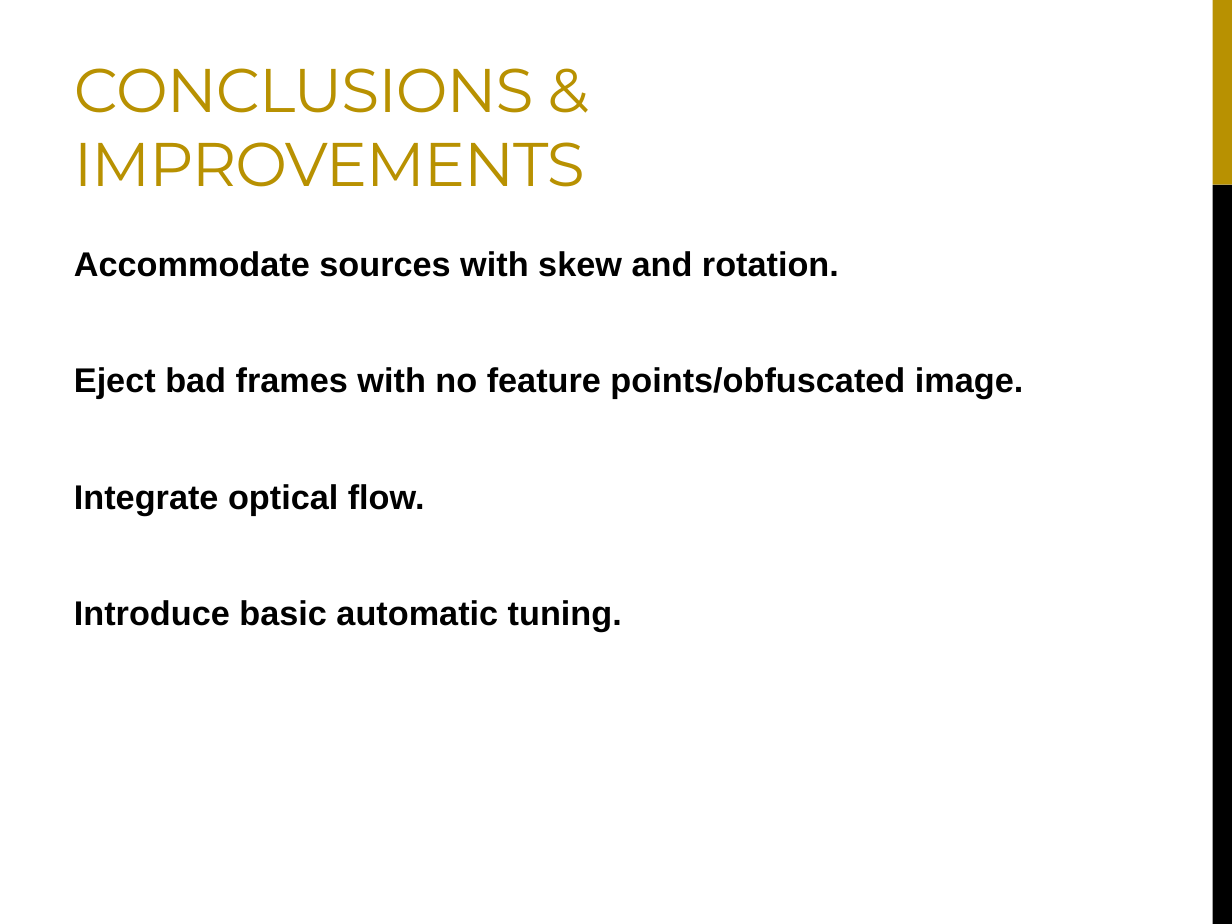
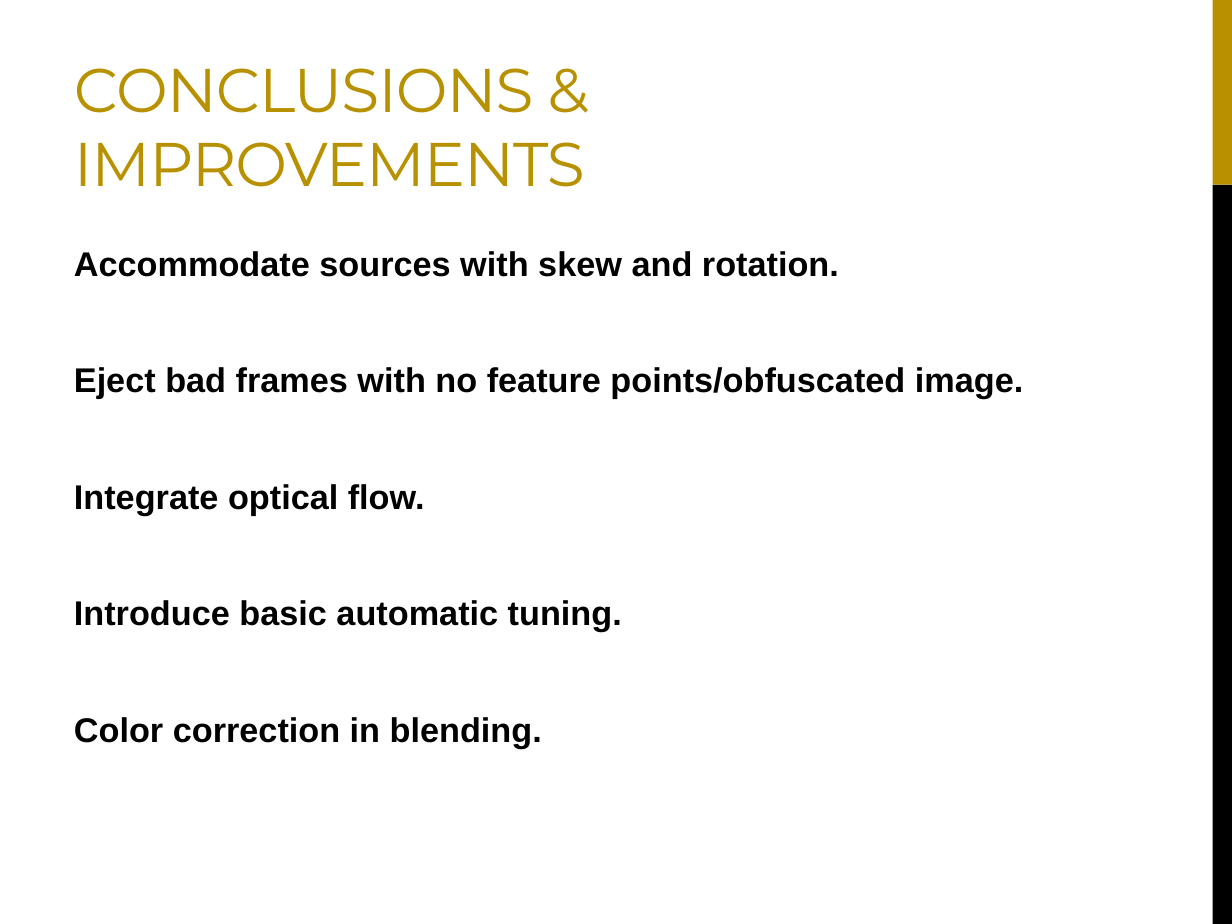
Before and after one commit to apoorvab/VideoPanoramaMaker, a slide deck: slide 14 of Documentation/final_presentation.pptx (slide 10 before the commit). Drawn at 1232x924 pixels with LibreOffice and Linux fonts; fonts in the diff are those of the drawing. Boxes give left, top, right and bottom in pixels: in the first picture for what was removed or moved away, otherwise in the second. Text is boxed around its words. In the diff, an @@ line names an element or a change of style, - is before the commit and + after.

```diff
--- a/Documentation/final_presentation.pptx
+++ b/Documentation/final_presentation.pptx
@@ text at box(74, 717, 542, 748): paragraph added @@
+Color correction in blending.
```
Also in this commit, not shown: 3 other slides changed, 4 slides added.
